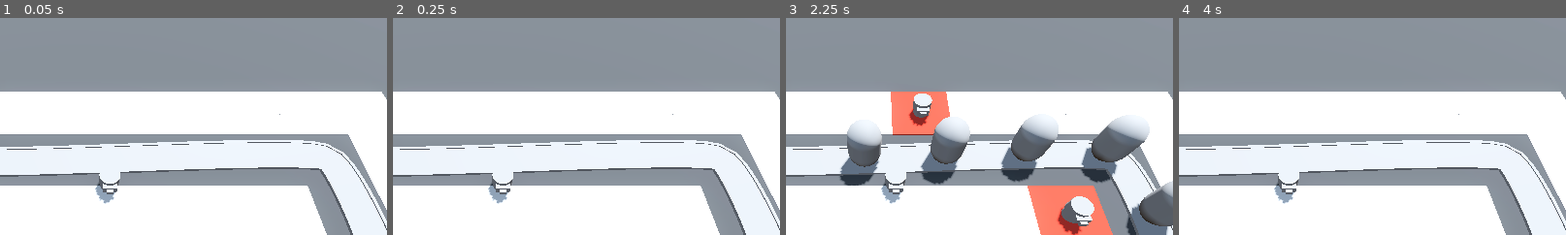
Above: before the commit, frames 1-4 (left to right).
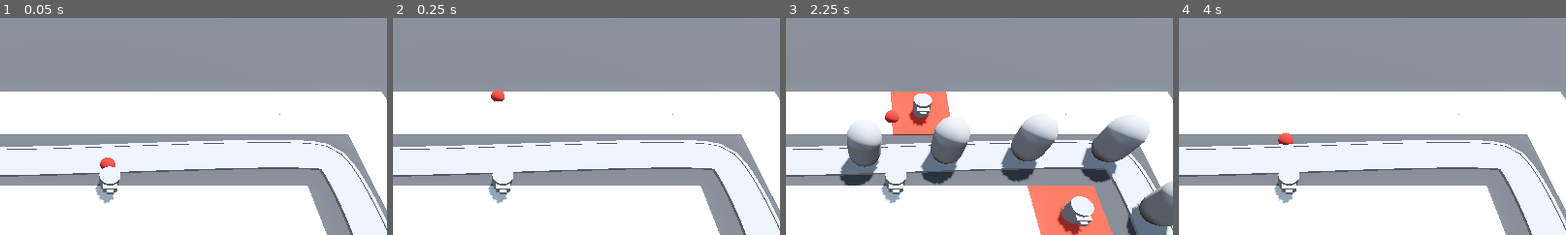
Above: after the commit, the same moments.

Repository: beltranbot/barbarian-blaster
Game: Godot game, scene res://BaseLevel.tscn
The game is run twice, just before and just after one commit, with the same random seed, the same clock (stepped at 60 frames per second) and the same inputs.
Inputs (mouse positions are % of the whole screen's width and height, from its top left):
- Up to frame 1 (0.05 s): no input
- Up to frame 2 (0.25 s): no input
- Up to frame 3 (2.25 s): move the mouse to (72, 45) at 0.52 s; press the mouse at (72, 45) at 0.53 s; move the mouse to (30, 55) at 1.27 s; release the mouse at (30, 55) at 1.28 s; click (30, 55) at 1.35 s; move the mouse to (60, 28) at 2.02 s; press the mouse at (60, 28) at 2.03 s
- Up to frame 4 (4 s): move the mouse to (45, 70) at 2.77 s; release the mouse at (45, 70) at 2.78 s; click (45, 70) at 2.85 s; move the mouse to (80, 65) at 3.52 s; press the mouse at (80, 65) at 3.53 s
The pictures show only the part of the screen within x 39-89%, y 2-52%; the shares and areas given below are measured in that part.

The runs differ from the first frame. In frame 1, 0.2% of the frame differs, in the area x 25-30%, y 64-70%; in frame 2, 0.2%; in frame 3, 0.2%; in frame 4, 0.2%, in the area x 25-30%, y 52-59%.

Commit message:
3.16 making projectiles

Diff:
--- /dev/null
+++ b/Turret/projectile.gd
@@ -0,0 +1,8 @@
+extends Area3D
+
+var direction: Vector3 = Vector3.FORWARD
+
+@export var speed: float = 30.0
+
+func _physics_process(delta: float) -> void:
+	position += direction * speed * delta
--- /dev/null
+++ b/Turret/projectile.tscn
@@ -0,0 +1,21 @@
+[gd_scene load_steps=5 format=3 uid="uid://cemms6d20e5pq"]
+
+[ext_resource type="Script" path="res://Turret/projectile.gd" id="1_2kmn8"]
+
+[sub_resource type="StandardMaterial3D" id="StandardMaterial3D_5dwrf"]
+albedo_color = Color(0.666667, 0.156863, 0.12549, 1)
+
+[sub_resource type="SphereMesh" id="SphereMesh_afas0"]
+material = SubResource("StandardMaterial3D_5dwrf")
+
+[sub_resource type="SphereShape3D" id="SphereShape3D_2ofc2"]
+
+[node name="Projectile" type="Area3D"]
+top_level = true
+script = ExtResource("1_2kmn8")
+
+[node name="MeshInstance3D" type="MeshInstance3D" parent="."]
+mesh = SubResource("SphereMesh_afas0")
+
+[node name="CollisionShape3D" type="CollisionShape3D" parent="."]
+shape = SubResource("SphereShape3D_2ofc2")
--- /dev/null
+++ b/Turret/turret.gd
@@ -0,0 +1,7 @@
+extends Node3D
+
+@export var projectile: PackedScene
+
+func _ready() -> void:
+	var shot = projectile.instantiate()
+	add_child(shot)
--- a/Turret/turret.tscn
+++ b/Turret/turret.tscn
@@ -1,4 +1,7 @@
-[gd_scene load_steps=5 format=3 uid="uid://cwppyqc45wki7"]
+[gd_scene load_steps=7 format=3 uid="uid://cwppyqc45wki7"]
+
+[ext_resource type="PackedScene" uid="uid://cemms6d20e5pq" path="res://Turret/projectile.tscn" id="1_5yspu"]
+[ext_resource type="Script" path="res://Turret/turret.gd" id="1_iyj1t"]
 
 [sub_resource type="CylinderMesh" id="CylinderMesh_1wl6b"]
 height = 1.0
@@ -15,6 +18,8 @@
 size = Vector3(0.394, 0.2, 0.482)
 
 [node name="Turret" type="Node3D"]
+script = ExtResource("1_iyj1t")
+projectile = ExtResource("1_5yspu")
 
 [node name="TurretBase" type="MeshInstance3D" parent="."]
 transform = Transform3D(1, 0, 0, 0, 1, 0, 0, 0, 1, 0, 0.5, 0)
